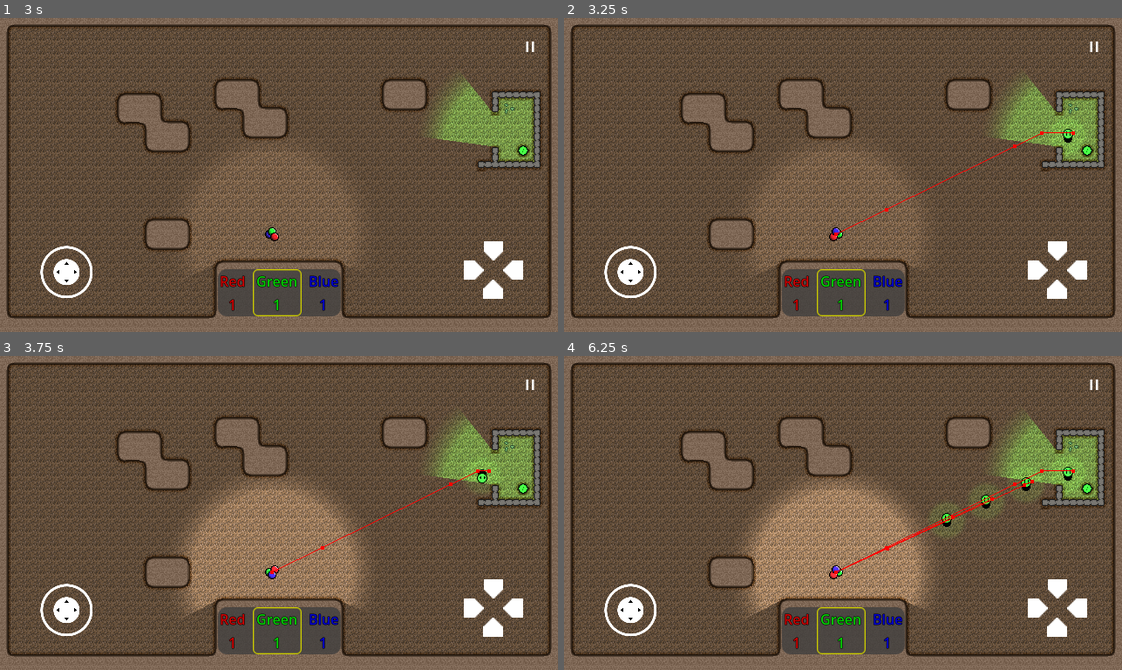
Above: before the commit, frames 1-4 (two rows, left to right).
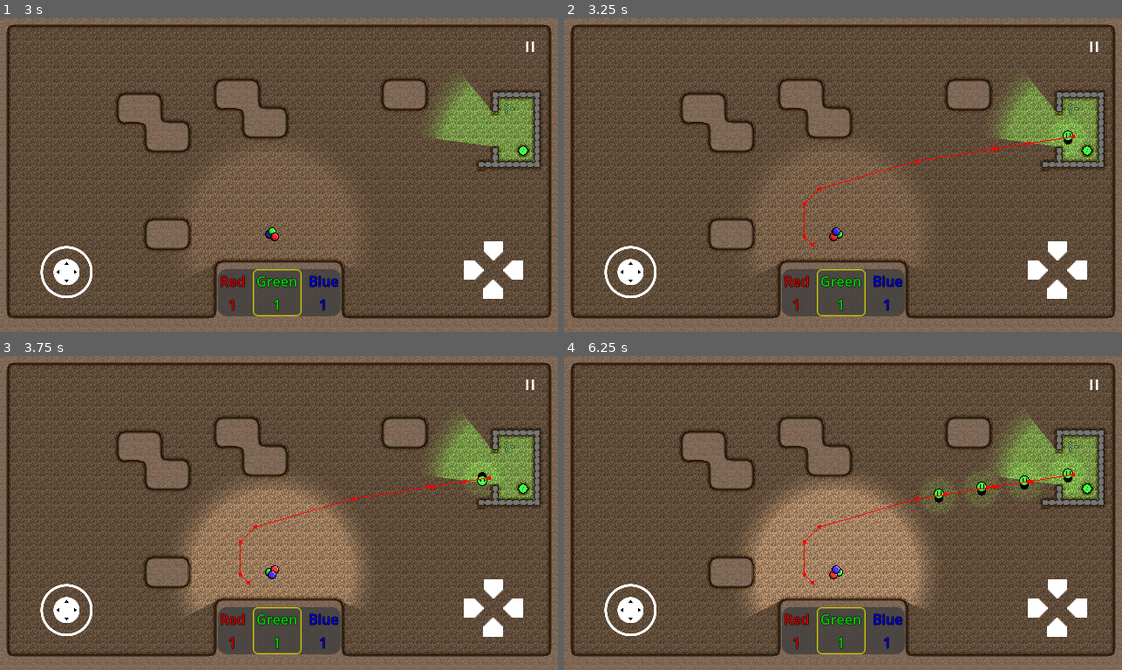
Above: after the commit, the same moments.

Repository: Degenerate-Games/shadows-below
Game: Godot game, scene res://scenes/menus/main_menu.tscn
Two runs of this game, one before a commit and one after it. Both use one fixed random seed, a clock stepped at 60 frames per second and the inputs below.
Inputs (mouse positions are in pixels of both pictures, inside the frame that each line leads up to):
- Up to frame 1 (3 s): click (279, 206) at 0.5 s; click (279, 206) at 1.25 s; click "Endless Mode" at 2 s; move the mouse to (401, 159) at 2.77 s; hold L (mixing_ui_right) from 2.78 s (still down); tap B (bake) at 2.85 s; click (401, 159) at 2.92 s
- Up to frame 2 (3.25 s): keep holding L (mixing_ui_right)
- Up to frame 3 (3.75 s): release L (mixing_ui_right) at 3.5 s; drag from (167, 528) to (273, 572) at 3.52 s
- Up to frame 4 (6.25 s): move the mouse to (898, 443) at 4.27 s; hold L (mixing_ui_right) 4.28-5 s; tap B (bake) at 4.35, 5.85 s; drag from (815, 575) to (675, 465) at 5.02 s; move the mouse to (1010, 560) at 5.77 s; hold J (mixing_ui_left) from 5.78 s (still down)

Frame 1 is identical in both runs. In frame 2, 0.4% of the frame differs, in the area x 42-92%, y 35-73%; in frame 3, 0.4%; in frame 4, 1.1%.
Error in both runs: Division by zero error in operator '/'. (res://scripts/room.gd:32)

Commit message:
Add doors to level_generator

Diff:
--- a/scripts/level_generator.gd
+++ b/scripts/level_generator.gd
@@ -112,6 +112,19 @@
 		print ("Key Tile: ", key_tile, "Key Position: ", key.position)
 		room.add_key(key)
 
+	# Place doors
+	print("Placing Doors")
+	var door = load("res://scenes/doors/door_a.tscn").instantiate()
+	room.room_complete.connect(door._on_room_complete)
+	door.position = Vector2i(0, y_tiles / 2) * tile_map.tile_set.tile_size + tile_map.tile_set.tile_size / 2
+	room.add_child(door.duplicate())
+	door.position = Vector2i(x_tiles - 1, y_tiles / 2) * tile_map.tile_set.tile_size + tile_map.tile_set.tile_size / 2
+	room.add_child(door.duplicate())
+	door.rotate(PI / 2)
+	door.position = Vector2i(x_tiles / 2, 0) * tile_map.tile_set.tile_size + tile_map.tile_set.tile_size / 2
+	room.add_child(door.duplicate())
+
+
 	# Add pause menu
 	print("Adding Pause Menu")
 	var pause_menu = load("res://scenes/menus/pause_menu.tscn").instantiate()
